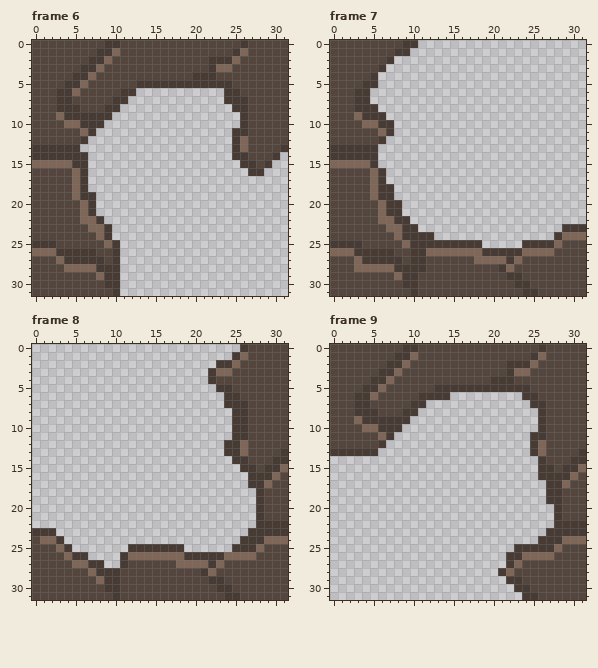
Pixel-art file: Document/Map/Back_Map5_M.aseprite. Above is the file before it was changed.
32x32 pixels, 14 frames. Shown: frame 6, frame 7, frame 8, frame 9. The commit also changed other frames, which this record leaves out.
And afterwards:
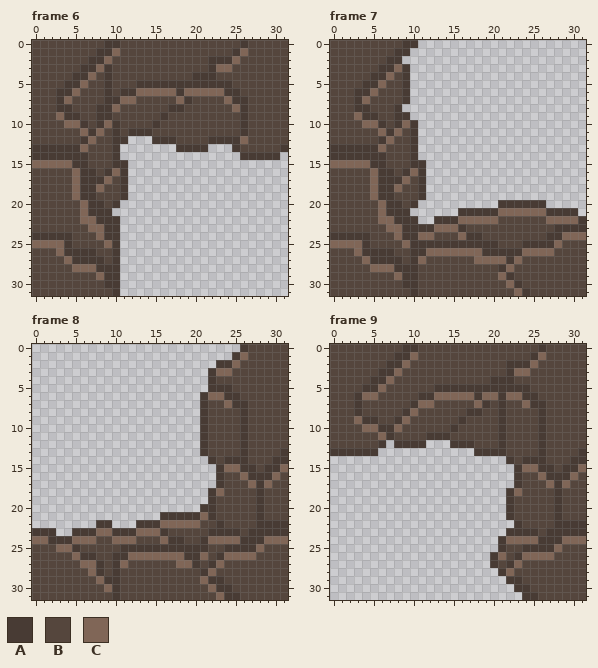
Palette (. is transparent): A #483b34  B #55463d  C #806657
Change:
Changed rows in their new state; - is an unchanged pixel.
Frame 6:
first column x 0:
 3 ---------A--------------------
 4 ---------A--------------------
 5 ---------A--------------------
 6 ---------A---CCCCCACCCCC------
 7 ----C----A-CCBBBBBCABBBBC-----
 8 -----B--A-CBBBBBBAABBBBBBC----
 9 ------BB--BBBBBBABBBBBBBBB----
10 -------B-CABBBBABBBBBBBBBB----
11 --------CBABAAABBBBBBBBBBB----
12 -------CBBAA---AAABBBBAAA-----
13 ------CBBBA-------AAAA----B---
14 -------BBBA--------------.-AAA
15 -------BBBAA--------------....
16 -------ABACA---------------..-
17 -------AACBA------------------
18 -------ACBBA------------------
19 --------BBBA------------------
20 --------ABA-------------------
21 --------AA--------------------
22 ---------AA-------------------
23 ----------A-------------------
24 AAAAA-----A-------------------
25 CCCCA-------------------------
26 BBBC--------------------------
27 ---BC-------------------------
28 ----B-------------------------
Frame 7:
first column x 0:
 2 --------A-----------------------
 3 -------ACA----------------------
 4 ------ACBA----------------------
 5 ------CBBA----------------------
 6 -----CBBBA----------------------
 7 ----CBBBBA----------------------
 8 -----BBBA-----------------------
 9 ------BBAA----------------------
10 -------BACA---------------------
11 --------CBA---------------------
12 -------CBBA---------------------
13 ------CBBBA---------------------
14 ------ABBBA---------------------
15 ------ABBBAA--------------------
16 -------ABACA--------------------
17 -------AACBA--------------------
18 --------CBBA--------------------
19 --------BBBA--------------------
20 ---------BA----------AAAAAA-----
21 ---------A------AAAAACCCCCCAAAA-
22 ----------A--AAACCCCCBBBBBBCCCCA
23 -----------AACCCABBBBBBBBBBBA---
24 AAAAA------CCBBBCAABBBBBBBBA----
25 CCCCA--------------AABBB--------
26 BBBC----------------------------
27 ---BC------C--------------------
28 ---BB------B--------------------
29 ---------------------C-B--------
30 ----------------------C-B-------
31 -----------------------C-B------
Frame 8:
first column x 0:
 5 ----------------------A-----
 6 ---------------------ACC----
 7 ---------------------ABBC---
 8 ---------------------ABBBB--
 9 ---------------------ABBBB--
10 ---------------------ABBBB--
11 ---------------------ABBBB--
12 ---------------------ABBBBA-
13 ---------------------ABBBBA-
14 ----------------------ABA---
15 -----------------------ACC--
16 -----------------------ABBC-
17 -----------------------ABBBC
18 ----------------------ACBBBB
19 ----------------------ABBBBB
20 ---------------------AABBBBB
21 ----------------AAAAACABBBBB
22 --------AA---AAACCCCCBBABBBB
23 -----AAACCAAACCCABBBBBAAAAB-
24 C-A-ACCCBBCCCBBBCAABBACCCC--
25 ----CABBBBBA-------AAABBA---
26 ----BC-ABBA----------CB-----
27 -----B-C-BAC--------AB------
28 ---------B------------------
29 ---------------------C------
30 ---------C------------C-----
31 -----------------------C----
Frame 9:
first column x 4:
 6 C--------CCCCCACCACC----
 7 B------CCBBBBBCABABBC---
 8 BB----CBBBBBBAABBABBBB--
 9 --BB-CBBBBBBABBBBABBBB--
10 ----CBBBBBBABBBBBABBBB--
11 ----BBBBAAABBBBBBABBBB--
12 ----AAAA---AAABBBABBBBA-
13 --------------AAAABBBBA-
14 ------------------ABAA--
15 -------------------ACC--
16 -------------------ABBC-
17 -------------------ABBBC
18 ------------------ACBBBB
19 ------------------ABBBBB
20 ------------------ABBBBB
21 ------------------ABBBBB
22 -------------------ABBBB
23 ------------------AAAAB-
24 -----------------ACCCC--
25 -----------------ABB----
26 ----------------ACB-----
27 ----------------AB------
Changed places in both pictures, as pixel boxes (x1, y1, x2, y2):
changed: (32, 64, 272, 272)
changed: (330, 56, 586, 296)
changed: (32, 384, 256, 600)
changed: (362, 392, 554, 568)
